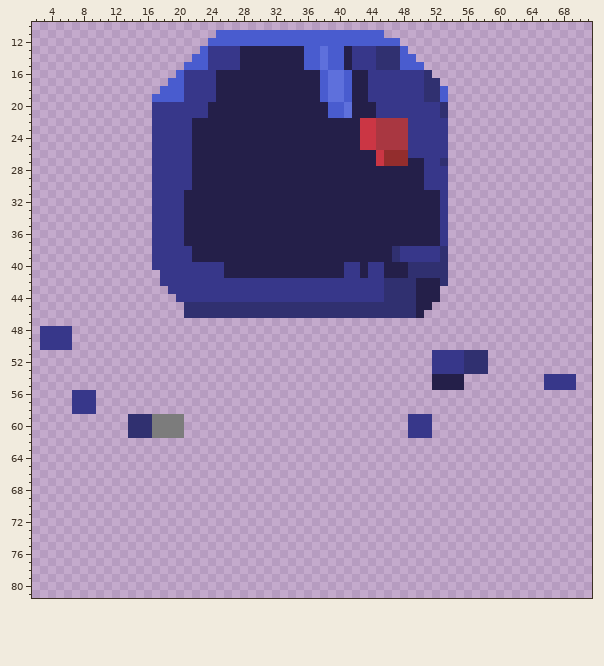
Two versions of one sprite sheet, Boss2/Boss2v2/Boss2 skok12.png. The picture above was drawn from the file before the commit.
The file is 88x82 pixels. Shown: x 2..71, y 10..81. The old version is drawn lined up with the new one.
New version:
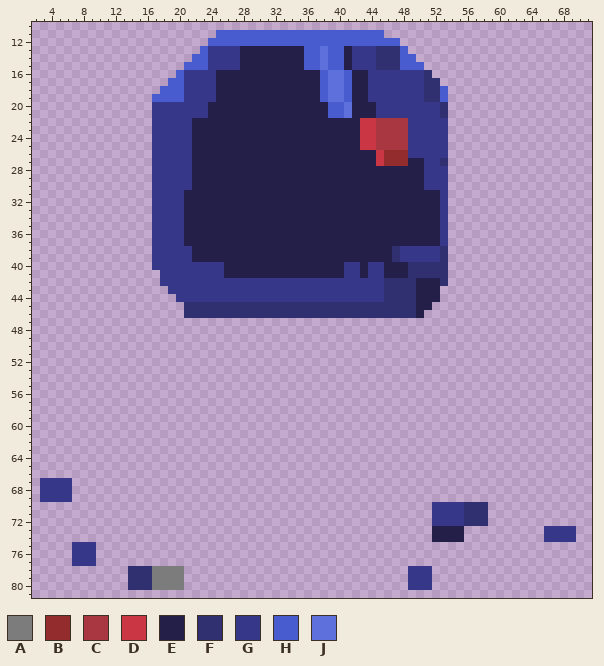
Palette (. is transparent): A #7c7c7c  B #932d2d  C #a93741  D #cb3644  E #241f49  F #303070  G #37378a  H #495ccf  J #5e70dc
Changes in this commit:
whole drawing moved by +0,-19 (the old picture is shown already moved)
@@ x 2..71 @@
 47 ......................................................................
-48 .GGGG.................................................................
-49 .GGGG.................................................................
-50 .GGGG.................................................................
-51 ..................................................GGGGFFF.............
-52 ..................................................GGGGFFF.............
-53 ..................................................GGGGFFF.............
-54 ..................................................EEEE..........GGGG..
-55 ..................................................EEEE..........GGGG..
-56 .....GGG..............................................................
-57 .....GGG..............................................................
-58 .....GGG..............................................................
-59 ............FFFAAAA............................GGG....................
-60 ............FFFAAAA............................GGG....................
-61 ............FFFAAAA............................GGG....................
+48 ......................................................................
+49 ......................................................................
+50 ......................................................................
+51 ......................................................................
+52 ......................................................................
+53 ......................................................................
+54 ......................................................................
+55 ......................................................................
+56 ......................................................................
+57 ......................................................................
+58 ......................................................................
+59 ......................................................................
+60 ......................................................................
+61 ......................................................................
 62 ......................................................................
@@ x 2..71 @@
 66 ......................................................................
-67 ......................................................................
-68 ......................................................................
-69 ......................................................................
-70 ......................................................................
-71 ......................................................................
-72 ......................................................................
-73 ......................................................................
-74 ......................................................................
-75 ......................................................................
-76 ......................................................................
-77 ......................................................................
-78 ......................................................................
-79 ......................................................................
-80 ......................................................................
+67 .GGGG.................................................................
+68 .GGGG.................................................................
+69 .GGGG.................................................................
+70 ..................................................GGGGFFF.............
+71 ..................................................GGGGFFF.............
+72 ..................................................GGGGFFF.............
+73 ..................................................EEEE..........GGGG..
+74 ..................................................EEEE..........GGGG..
+75 .....GGG..............................................................
+76 .....GGG..............................................................
+77 .....GGG..............................................................
+78 ............FFFAAAA............................GGG....................
+79 ............FFFAAAA............................GGG....................
+80 ............FFFAAAA............................GGG....................
 81 ......................................................................
